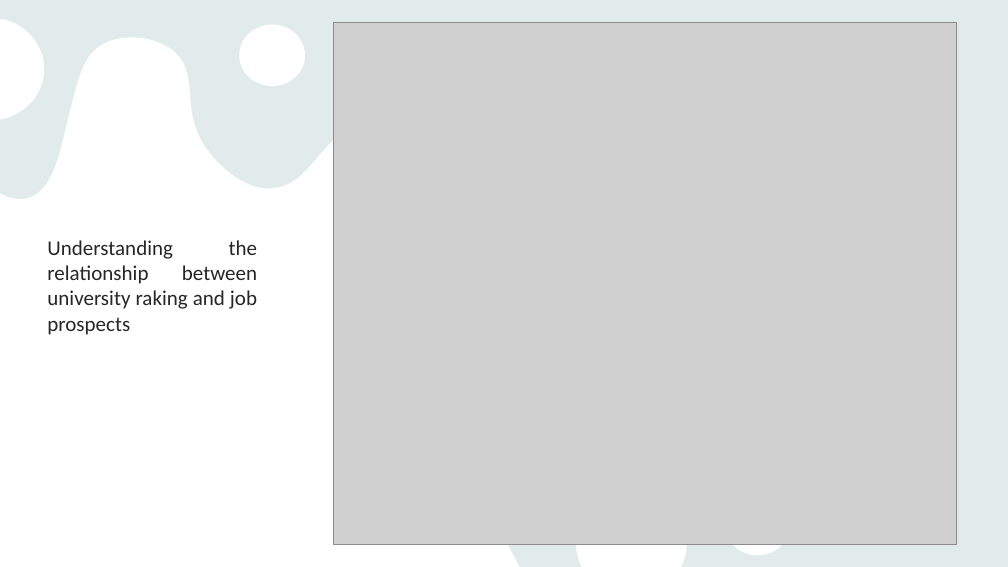
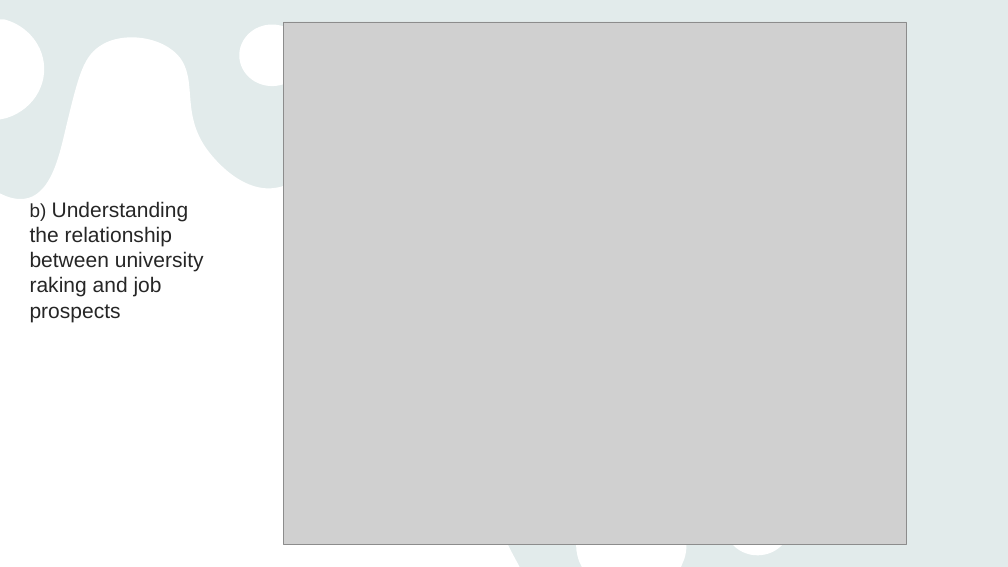
Before and after one commit to ernbilen/Data400_Spring24, a slide deck: slide 11 of DATA 400 Final Presentation.pptx (slide 9 before the commit). Drawn at 1008x567 pixels with LibreOffice and Linux fonts; fonts in the diff are those of the drawing; grey boxes stand for pictures. Boxes give left, top, right and bottom in pixels: in the first picture for what was removed or moved away, otherwise in the second. Text is boxed around its words. In the diff, an @@ line names an element or a change of style, - is before the commit and + after.

```diff
--- a/DATA 400 Final Presentation.pptx
+++ b/DATA 400 Final Presentation.pptx
@@ picture: place and size @@
-picture at box(333, 22, 957, 544)
+picture at box(284, 22, 907, 544)
@@ text "b) Understanding the relationship between ..." at box(30, 201, 204, 322): vertical alignment bottom to top @@
@@ text at box(30, 201, 204, 322): text changed; font Calibri to Arial @@
-Understanding the relationship between university raking and job prospects
+b) Understanding the relationship between university raking and job prospects
```
Also in this commit, not shown: 1 other slide changed, 4 slides added, 1 slide removed.
